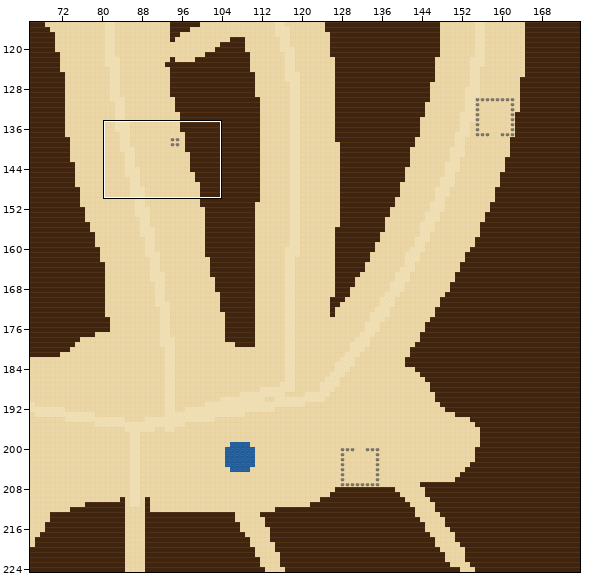
Two versions of a level (Tiled map (JSON), maps/yggdrasil.tmj). Above, an overview of the earlier version with the close-up marked.
Close-up. Before the commit:
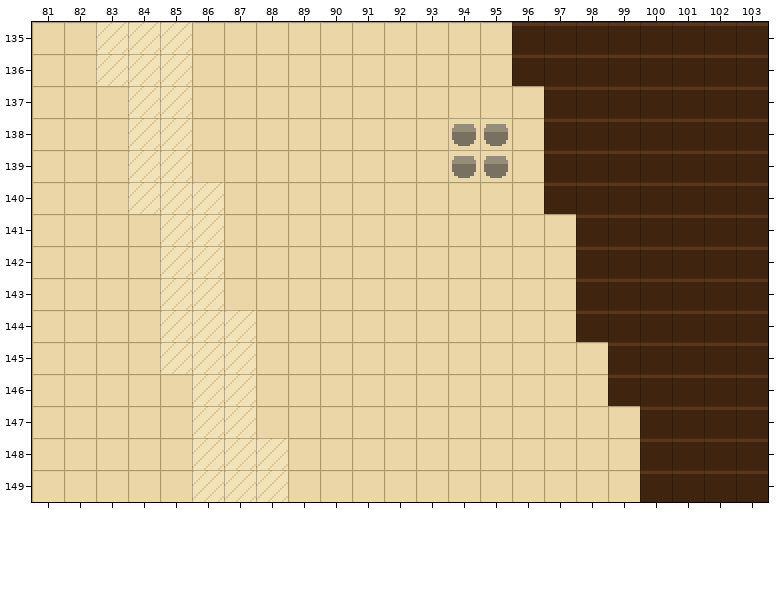
Cells are 16x16 px. Shown: x 81..103, y 135..149. The commit also changed other parts of the map, which this record leaves out.
New version:
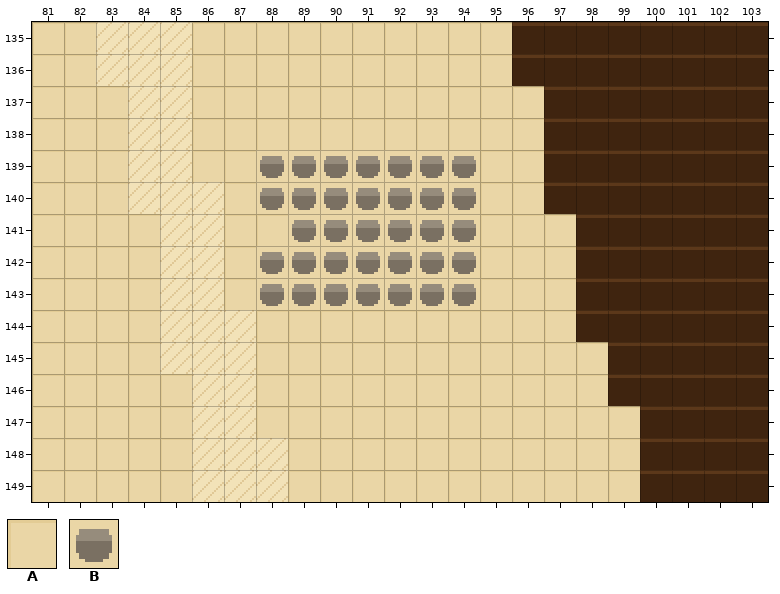
Key: from "draft": A 0, B 4.
_ is an empty cell.
Diff:
Layer "ground":
Tile A replaces tile B in row 138 at x 94 to 95; in row 139 at x 95.
Tile B replaces tile A in row 139 at x 88 to 93; in row 140 at x 88 to 94; in row 141 at x 89 to 94; in rows 142 to 143 at x 88 to 94.
